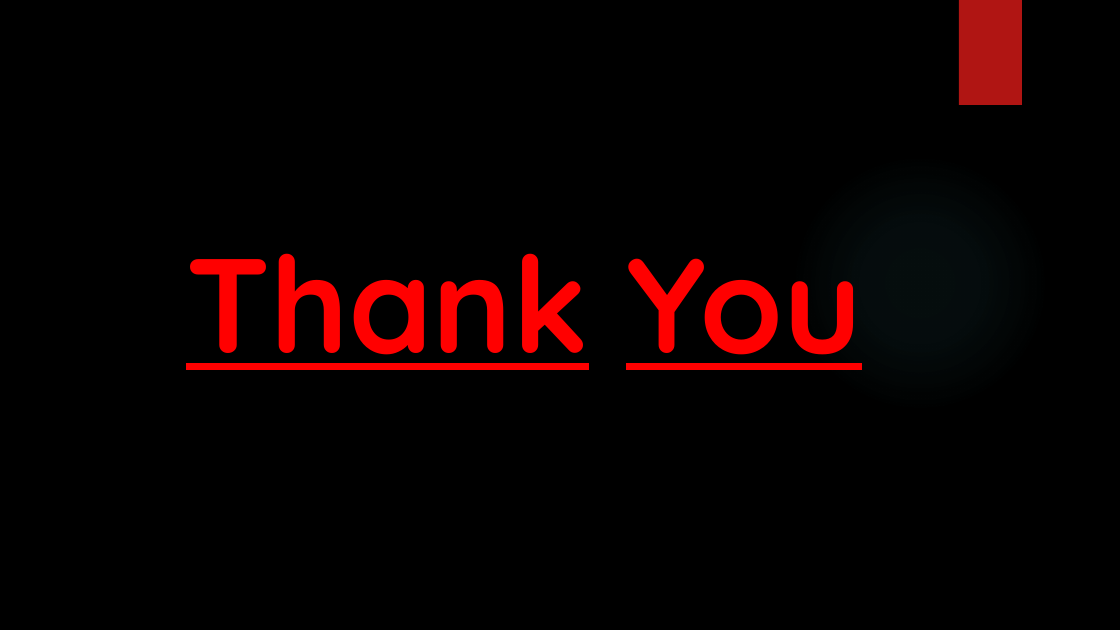
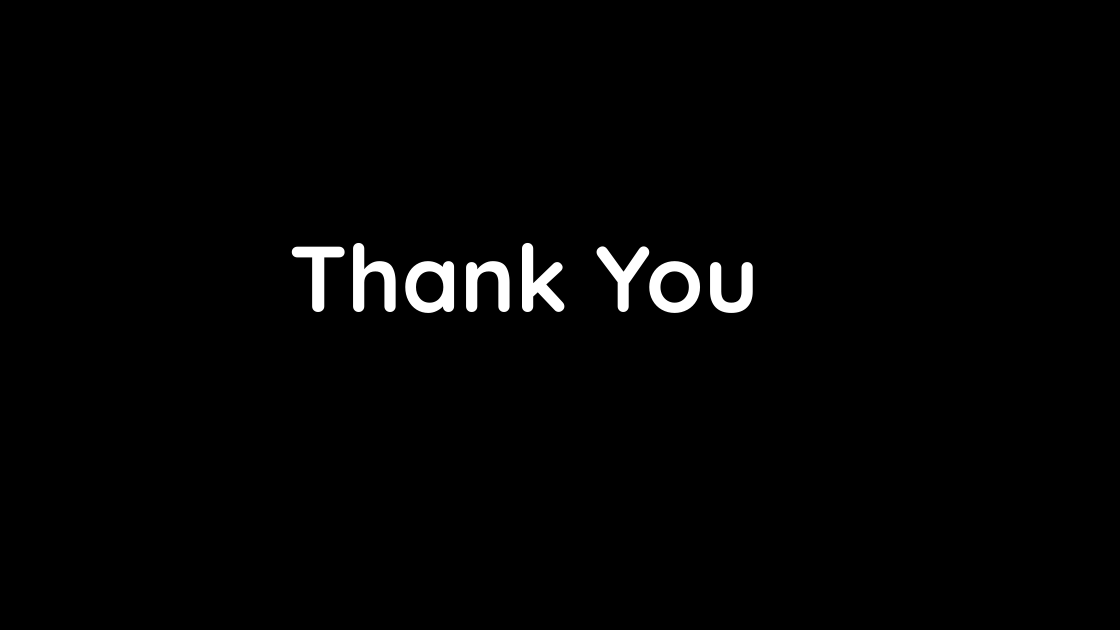
Before and after one commit to hg301240-maker/Social-Media-Usage-Trends-in-2025, a slide deck: slide 13 of PowerPoint Project.pptx. Drawn at 1120x630 pixels with LibreOffice and Linux fonts; fonts in the diff are those of the drawing; background and template pictures are left out. Boxes give left, top, right and bottom in pixels: in the first picture for what was removed or moved away, otherwise in the second. Text is boxed around its words. In the diff, an @@ line names an element or a change of style, - is before the commit and + after.

```diff
--- a/PowerPoint Project.pptx
+++ b/PowerPoint Project.pptx
@@ rectangle removed at [959,0,1022,105] @@
@@ ellipse removed at [791,154,1049,413] @@
@@ title "Thank You" at [289,243,759,313]: size 115 to 80 pt, text colour #FF0000 to #FFFFFF, underline off @@
```
Also in this commit, not shown: 12 other slides changed.
